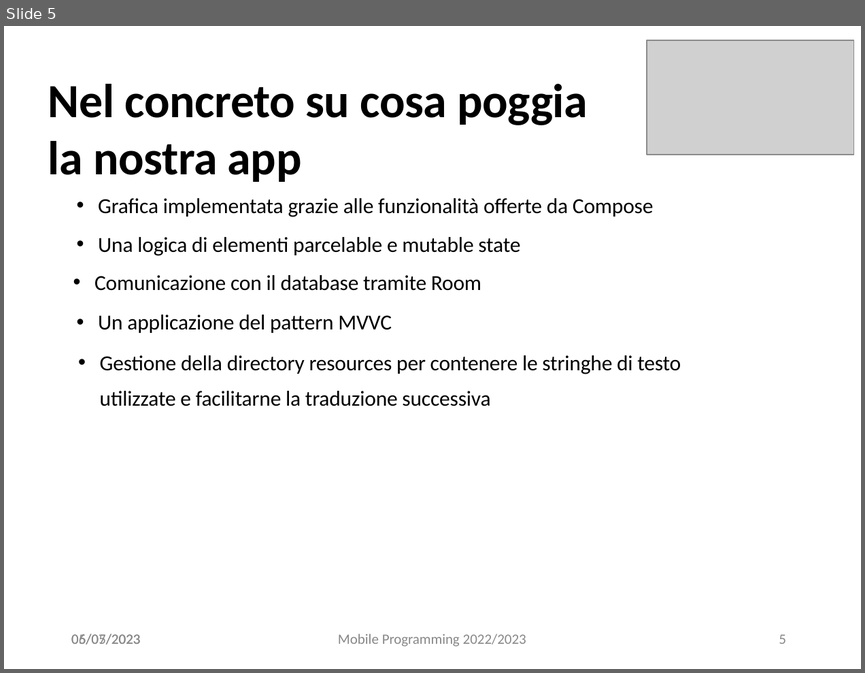
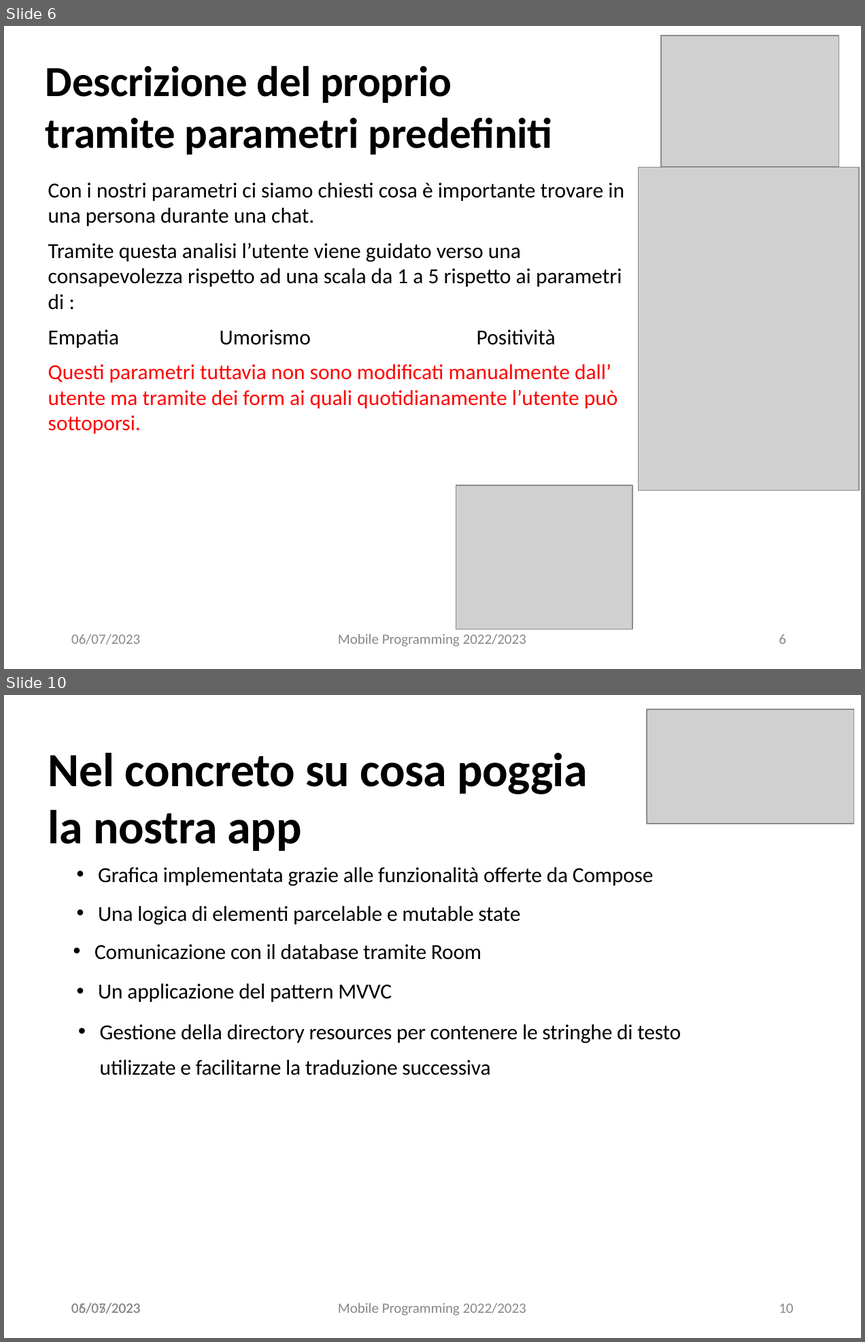
Before and after one commit to projectISPW/LetMeKnowMP, a slide deck: presentazione.pptx. Shown one above the other, each under a label of ours: slide 5 before the commit, slides 6 and 10 after it; the slides between them are not shown. The pictures are 865x673 and 865x1342 pixels, drawn with LibreOffice and Linux fonts; fonts in the diff are those of the drawing; grey boxes stand for pictures. Boxes give left, top, right and bottom in pixels: in the first picture for what was removed or moved away, otherwise in the second. Text is boxed around its words. In the diff, an @@ line names an element or a change of style, - is before the commit and + after.

```diff
--- a/presentazione.pptx
+++ b/presentazione.pptx
@@ slide 6 added at [4, 26, 861, 669], background #FFFFFF @@
@@ picture added at [661, 36, 839, 167] @@
@@ title added at [45, 65, 553, 155], 36 pt, text #000000, bold @@
+Descrizione del proprio tramite parametri predefiniti
@@ picture added at [638, 167, 859, 490] @@
@@ text added at [48, 182, 624, 433], 18 pt, text #000000 @@
+  Con i nostri parametri ci siamo chiesti cosa è importante trovare in una persona durante una chat.
+  Tramite questa analisi l’utente viene guidato verso una consapevolezza rispetto ad una scala da 1 a 5 rispetto ai parametri di :
+  Empatia Umorismo Positività
+  Questi parametri tuttavia non sono modificati manualmente dall’ utente ma tramite dei form ai quali quotidianamente l’utente può sottoporsi.
@@ picture added at [456, 485, 632, 629] @@
@@ text added at [71, 633, 140, 644], 12 pt, text #888888 @@
+06/07/2023
@@ text added at [338, 633, 526, 646], 12 pt, text #888888 @@
+Mobile Programming 2022/2023
@@ page number added at [779, 634, 786, 643], 12 pt, text #888888 @@
+6
@@ what was slide 5 is now slide 10 @@
@@ page number at [779, 1303, 793, 1312]: text changed @@
-5
+10
```
Also in this commit, not shown: 3 slides changed, 5 other slides added, 1 slide removed.
